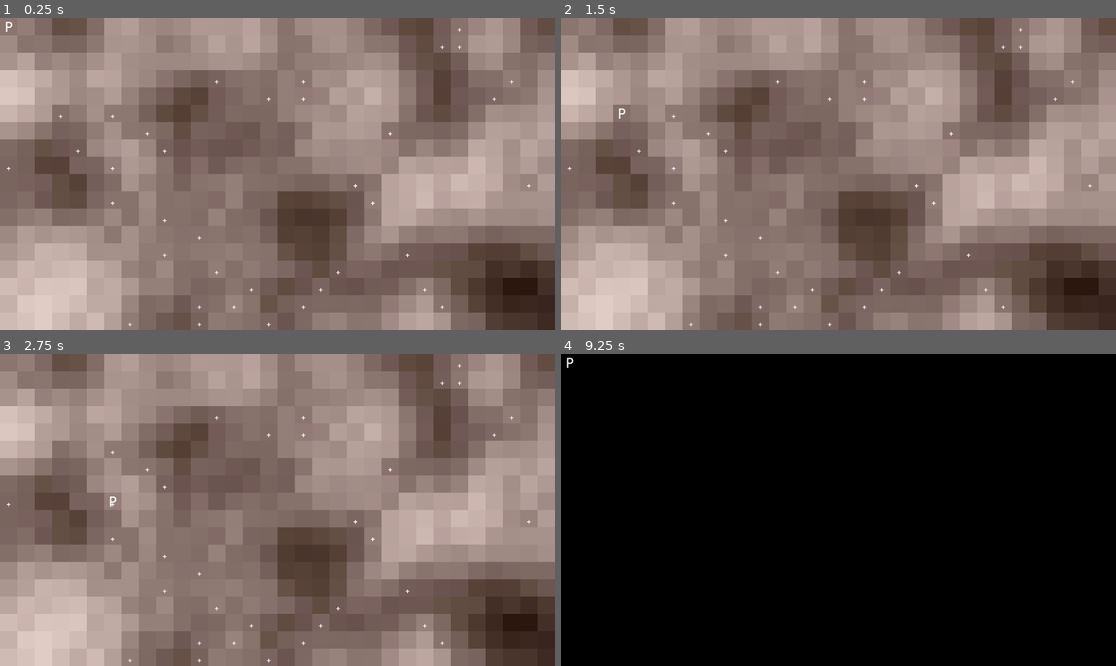
Above: before the commit, frames 1-4 (two rows, left to right).
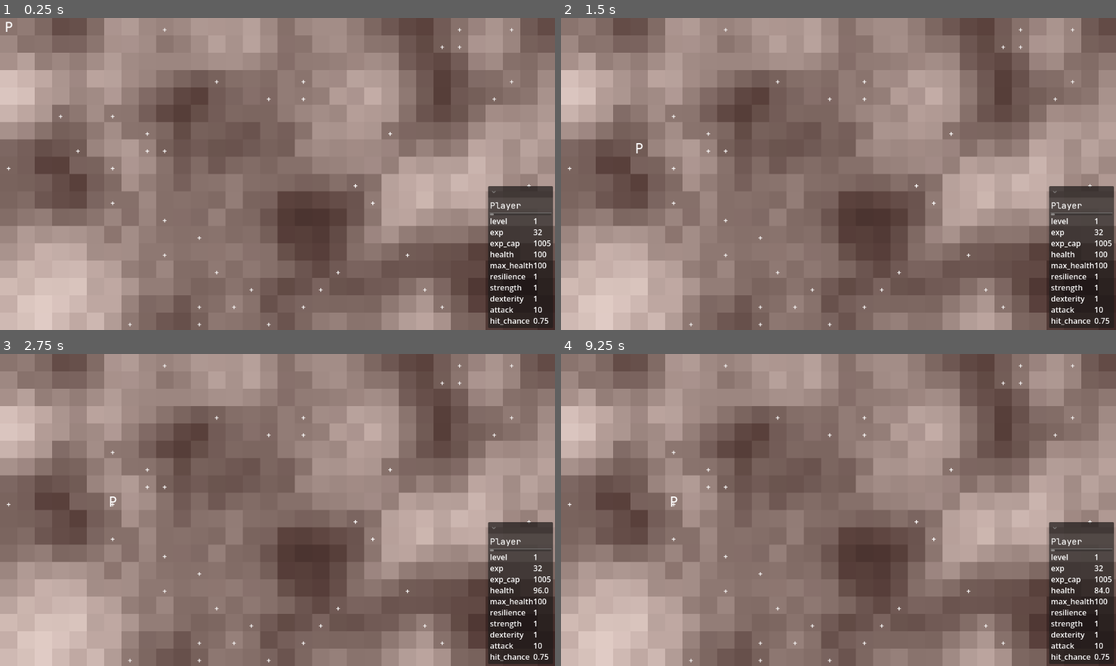
Above: after the commit, the same moments.

Repository: crystalfiction/rpg-simulator
Game: Godot game, scene res://src/controllers/world/world_controller.tscn
Two runs of this game, one before a commit and one after it. Both use one fixed random seed, a clock stepped at 60 frames per second and the inputs below.
Inputs:
- Up to frame 1 (0.25 s): no input
- Up to frame 2 (1.5 s): tap Enter at 0.5 s; hold S (world_speed) 0.53-1.28 s; tap S (world_speed) at 1.35 s
- Up to frame 3 (2.75 s): tap Space (world_pause) at 2 s; hold S (world_speed) from 2.03 s (still down)
- Up to frame 4 (9.25 s): tap Enter at 2.75, 5 s; release S (world_speed) at 2.78 s; tap S (world_speed) every 1.5 s from 2.85 to 8.85 s; tap Space (world_pause) at 3.5, 5.75 s; hold S (world_speed) 3.53-4.28 s; hold S (world_speed) 5.03-5.78 s; hold S (world_speed) 6.53-7.28 s; hold S (world_speed) 8.03-8.78 s

The runs differ from the first frame. In frame 1, 4.0% of the frame differs, in the area x 26-100%, y 3-100%; in frame 2, 4.0%; in frame 3, 4.0%; in frame 4, 100%, in the area x 0-100%, y 0-100%.

Commit message:
added to encounter cycle

Diff:
--- a/src/controllers/entities/enemy/actions_controller.gd
+++ /dev/null
@@ -1,9 +0,0 @@
-extends Controller
-
-# refs
-var enemy: Enemy
-
-
-# Called when the node enters the scene tree for the first time.
-func _ready() -> void:
-	pass
--- a/src/controllers/entities/enemy/enemy_controller.gd
+++ b/src/controllers/entities/enemy/enemy_controller.gd
@@ -19,9 +19,25 @@
 	var new_enemies = []
 	for e in range(n):
 		var new_enemy = _init_enemy_entity()
+		new_enemy.data.stats = _calculate_stats(new_enemy.data.stats)
 		new_enemies.append(new_enemy)
 		self.enemies.append(new_enemy)
 	return new_enemies
+
+
+func _calculate_stats(stats: Dictionary) -> Dictionary:
+	var map_level = self.world.data.terrain.map_count
+	stats.level = map_level
+	stats.resilience = stats.level
+	stats.strength = stats.level
+	stats.dexterity = stats.level
+	stats.health += floor(
+		(stats.resilience * PI) + (stats.strength * (PI / 2))
+	)
+	stats.attack = floor(
+		(stats.strength * PI) + (stats.dexterity * (PI / 2))
+	)
+	return stats
 
 
 # initializes enemy entity
--- a/src/controllers/entities/player/player_controller.gd
+++ b/src/controllers/entities/player/player_controller.gd
@@ -23,23 +23,20 @@
 
 
 ## TODO: process rewards considering the cycle results, resources/encounters
-func _process_encounter_rewards(encounter: Dictionary):
+func _process_rewards(encounter: Dictionary):
 	# reward player exp based on number of enemies killed
 	self.player.data.stats.exp += (
 		self.exp_rate * (encounter.n_enemies)
 	)
+	FileLogger.log_message(
+		str(self.exp_rate * (encounter.n_enemies)) + " exp rewarded."
+	)
 
 	# check if level_up
 	var level_up = false
 	if self.player.data.stats.exp >= self.exp_cap:
-		## calculate player experience variables
-		self.exp_step = (self.player.data.stats.level)
-		self.exp_rate = floor((self.exp_step) + (PI * 10))
-		self.exp_cap = floor((self.exp_step) * (self.exp_rate) * (PI * 10))
-		# reset experience value
-		self.player.data.stats.exp = 0
-		# increment level
-		self.player.data.stats.level += 1
+		# calculate player stats
+		self.player.data.stats = _calculate_stats(self.player.data.stats, false)
 		level_up = true
 
 	# update exp_cap reference
@@ -68,6 +65,7 @@
 			if t.data.resources.food:
 				array.append(t)
 	return array
+
 
 # evaluates combat during an encounter
 func evaluate_combat(p: Player, e: Enemy):
@@ -115,6 +113,39 @@
 	return result
 
 
+# calculates player stats and returns stats dict
+func _calculate_stats(stats: Dictionary, init: bool = true) -> Dictionary:
+	# if spawning,
+	if init:
+		stats.level = 1
+		stats.exp = self.exp_rate
+		stats.exp_cap = self.exp_cap
+		stats.health = stats.max_health
+	# if level increment,
+	else:
+		## calculate player experience variables
+		self.exp_step = (stats.level)
+		self.exp_rate = floor((self.exp_step) + (PI * 10))
+		self.exp_cap = floor((self.exp_step) * (self.exp_rate) * (PI * 10))
+		# reset experience value
+		stats.exp = 0
+		# increment level
+		stats.level += 1
+		# increment attributes
+		stats.resilience += 1
+		stats.strength += 1
+		stats.dexterity += 1
+		# stats.intelligence += 1
+		stats.max_health += floor(
+			(stats.resilience * PI) + (stats.strength * (PI / 2))
+		)
+		stats.attack = floor(
+			(stats.strength * PI) + (stats.dexterity * (PI / 2))
+		)
+
+	return stats
+
+
 # initializes player entity
 func _init_player_entity():
 	var world_controller = self.world.data.controller
@@ -123,13 +154,10 @@
 	new_player.data.uid = world_controller.uid_ref
 	new_player.data.pid = self.pid_ref
 	new_player.name = "player_" + str(new_player.data.pid)
-	new_player.data.world = self.world
+	new_player.world = self.world
 	new_player.data.controller = self
 	# stats
-	new_player.data.stats.level = 1
-	new_player.data.stats.exp = self.exp_rate
-	new_player.data.stats.exp_cap = self.exp_cap
-	new_player.data.stats.health = new_player.data.stats.max_health
+	new_player.data.stats = _calculate_stats(new_player.data.stats)
 
 	self.player = new_player
 	self.add_child(new_player)
@@ -225,10 +253,11 @@
 			# check if encounter done,
 			if !encounter_controller.encountering:
 				# set player to done encountering if so
+				## FIXME: rewards being applied on every cycle once initialized
+				# get player rewards
 				self.player.data.encounters.done.append(self.player.data.encounters.active)
 				self.player.data.encounters.active = false
-				# get player rewards
-				_process_encounter_rewards(self.player.data.encounters.done.back())
+				_process_rewards(self.player.data.encounters.done.back())
 				# get current tile
 				var current_tile = world_controller.utils.get_object_by_grid(
 					self.player.data.grid_idx, self.world.data.terrain.tile_map)
--- a/src/controllers/ui/ui_controller.gd
+++ b/src/controllers/ui/ui_controller.gd
@@ -4,7 +4,6 @@
 var world: World
 
 # components
-@export var world_data_container: GridContainer
 @export var player_data_container: GridContainer
 @export var player_exp_bar: ProgressBar
 @export var loading_scene: CenterContainer
@@ -12,10 +11,47 @@
 var labels = []
 
 
+func _update_player_labels():
+	# label entry: [ entity, key, label ]
+	for l in self.labels:
+		var entity = l[0]
+		if !is_instance_valid(entity):
+			return
+
+		var key = l[1]
+		var label = l[2]
+		label.text = str(entity.data.stats[key])
+
+		if key == "exp":
+			# update exp bar
+			self.player_exp_bar.value = entity.data.stats[key]
+		elif key == "exp_cap":
+			self.player_exp_bar.max_value = entity.data.stats[key]
+
+
+func _init_player_labels():
+	var player = self.world.data.player
+	if "stats" in player.data:
+		for s in player.data.stats:
+			var data_key = s
+			var new_key_label = Label.new()
+			new_key_label.text = s
+
+			var data = player.data.stats[s]
+			var new_data_label = Label.new()
+			new_data_label.text = str(data)
+
+			var new_label_set = [player, data_key, new_data_label]
+			self.labels.append(new_label_set)
+
+			self.player_data_container.add_child(new_key_label)
+			self.player_data_container.add_child(new_data_label)
+
+
 # Called when the node enters the scene tree for the first time.
 func _ready() -> void:
-	pass
+	_init_player_labels()
 
 # Called every frame. 'delta' is the elapsed time since the previous frame.
 func _process(delta: float) -> void:
-	pass
+	_update_player_labels()
--- a/src/controllers/world/encounter_controller.gd
+++ b/src/controllers/world/encounter_controller.gd
@@ -85,7 +85,7 @@
 
 
 ## initializes controller dependencies
-func _init_controller() -> Array:
+func init_controller() -> Array:
 	# generate player encounters in world tiles
 	var results = _generate_encounters(self.encounters.tile_map)
 	var is_OK = results[0]
@@ -103,7 +103,7 @@
 	# get FileLogger
 	self.FileLogger = $"/root/FileLogger"
 	# initialize encounter system
-	var results = _init_controller()
+	var results = init_controller()
 	var is_OK = results[0]
 	var new_tile_map = results[1]
 	if is_OK == OK:
@@ -117,27 +117,32 @@
 
 
 func _process_encounter(current_encounter: Dictionary):
-	FileLogger.log_message("Processing encounter...")
 	var enemies = current_encounter.enemies
 	var p = current_encounter.player
+	if enemies.any(func(e): return !is_instance_valid(e) || e == null) || (
+		!is_instance_valid(p)
+	):
+		# flag encounter done
+		self.encountering = false
+		current_encounter = self.init_encounter
+		return current_encounter
+
+	FileLogger.log_message("Processing encounter...")
+	## FIXME: player currently attacks for every each enemy attack,
+	## but player should only attack once per cycle
 	# for each player,
 	# for each enemy,
 	if enemies.size() > 1:
 		for e in enemies:
-			# if either entity is null, stop encounter and initialize data
-			if e == null || p == null:
-				# flag encounter done
-				self.encountering = false
-				current_encounter = self.init_encounter
 			# if both entities good,
-			else:
 				# evaluate combat
-				p.data.controller.evaluate_combat(p, e)
-				e.data.controller.evaluate_combat(e, p)
+			p.data.controller.evaluate_combat(p, e)
+			e.data.controller.evaluate_combat(e, p)
+			current_encounter.n_enemies = enemies.size()
 	else:
 		# if either entity is null, stop encounter and initialize data
 		var e = enemies.front()
-		if e == null || p == null:
+		if e == null:
 			# flag encounter done
 			self.encountering = false
 			current_encounter = self.init_encounter
@@ -146,6 +151,7 @@
 			# evaluate combat
 			p.data.controller.evaluate_combat(p, e)
 			e.data.controller.evaluate_combat(e, p)
+			current_encounter.n_enemies = enemies.size()
 
 	# return updated encounter
 	return current_encounter
@@ -154,7 +160,7 @@
 ## handles encounter-level data processing
 func _process_cycle():
 	var time_controller = self.world.data.controller.time_controller
-	if time_controller.cycling:
+	if time_controller.cycling && self.world:
 		if self.encountering:
 			_process_encounter(self.encounter)
 
--- a/src/controllers/world/resource_controller.gd
+++ b/src/controllers/world/resource_controller.gd
@@ -92,22 +92,8 @@
 	return [result, tile_map]
 
 
-# generates resources on the passed tile_map
-func generate_resources(tile_map: Array) -> void:
-	# initialize resource system
-	var new_tile_map = _init_controller(tile_map)
-	## TODO: make this actually true
-	self.resources_optimized = true
-	# if resources optimized,
-	if self.resources_optimized:
-		# update resource map
-		self.resources.tile_map = new_tile_map
-		# add to terrain data
-		self.parent.terrain.resources = self.resources
-
-
 # initializes world resource system
-func _init_controller(tile_map: Array) -> Array:
+func init_controller(tile_map: Array) -> Array:
 	# evaluate the current terrain map and place resources
 	var results = _evaluate_terrain(tile_map)
 	var is_OK = results[0]
@@ -126,7 +112,7 @@
 	self.FileLogger = $"/root/FileLogger"
 
 	# initialize resource system
-	var results = _init_controller(self.resources.tile_map)
+	var results = init_controller(self.resources.tile_map)
 	var is_OK = results[0]
 	var new_tile_map = results[1]
 	if is_OK == OK:
--- a/src/controllers/world/terrain_controller.gd
+++ b/src/controllers/world/terrain_controller.gd
@@ -211,32 +211,26 @@
 func _generate_terrain() -> void:
 	# initialize terrain data in tile_map
 	var new_terrain_map = _init_terrain(self.terrain.tile_map)
-	self.terrain.tile_map = new_terrain_map
+	self.terrain.tile_map = new_terrain_map[1]
 
 	# try to optimize terrain
 	_optimize_terrain(self.terrain.tile_map)
 
 	# generate weather on terrain
-	self.weather_controller.generate_weather(self.terrain.tile_map)
-	if self.terrain["weather"] != null:
-		self.terrain.tile_map = self.terrain["weather"].tile_map
+	self.weather_controller.init_controller(self.terrain.tile_map)
 	# generate resources after weather
-	self.resource_controller.generate_resources(self.terrain.weather.tile_map)
-	if self.terrain["resources"] != null:
-		self.terrain.tile_map = self.terrain["resources"].tile_map
+	self.resource_controller.init_controller(self.terrain.weather.tile_map)
 	# generate encounters on terrain
-	self.encounter_controller._generate_encounters(self.terrain.resources.tile_map)
-	if self.terrain["encounters"] != null:
-		self.terrain.tile_map = self.terrain["encounters"].tile_map
-
-	# increment terrain count
-	self.terrain.map_count += 1
+	self.encounter_controller.init_controller()
 
 	# unflag map_complete
 	self.terrain.map_complete = false
 
 	# update world data to new terrain map after
 	self.world.data.terrain = self.terrain
+
+	# log update
+	FileLogger.log_message("Map " + str(self.terrain.map_count) + " generated.")
 
 
 # accepts a tile_map and returns an array mapped with terrain values
@@ -484,10 +478,11 @@
 # processes the controller's time cycle
 func _process_cycle():
 	## General terrain cycle logic
-		# check map completion regardless of time cycle state
-		if self.world.data.terrain.map_complete:
-			# initialize a new terrain
-			_generate_terrain()
+		if self.world:
+			# check map completion regardless of time cycle state
+			if self.world.data.terrain.map_complete:
+				# initialize a new terrain
+				_generate_terrain()
 
 
 # Called every frame. 'delta' is the elapsed time since the previous frame.
--- a/src/controllers/world/time_controller.gd
+++ b/src/controllers/world/time_controller.gd
@@ -46,7 +46,8 @@
 # initializes controller dependencies
 func _init_controller():
 	# initialize time system
-	frames = 0
+	self.frames = 0
+	self.frame_rate = (self.frame_rate / 2) if (self.double_speed) else (self.framerate)
 
 
 # Called when the node enters the scene tree for the first time.
@@ -65,7 +66,7 @@
 	frames += 1
 
 	# only process cycle if tree !paused
-	if !get_tree().paused || self.world:
+	if !get_tree().paused && self.world:
 		# if frame interval,
 		if self.frames % self.frame_rate == 0:
 			# update cycle count
--- a/src/controllers/world/weather_controller.gd
+++ b/src/controllers/world/weather_controller.gd
@@ -160,22 +160,8 @@
 	return final
 
 
-# generates a new weather map given a terrain tile_map
-func generate_weather(tile_map: Array) -> void:
-	# initialize controller with current terrain
-	_init_controller(tile_map)
-	# optimize weather
-	var new_tile_map = _optimize_weather(tile_map)
-	# if weather optimized
-	if weather_optimized:
-		# add the new weather map to weather data
-		self.weather.tile_map = new_tile_map
-		# update terrain.weather with new weather data
-		self.parent.terrain.weather = self.weather
-
-
 # initializes the weather system controller
-func _init_controller(terrain: Array) -> void:
+func init_controller(terrain: Array) -> void:
 	# init features
 	rainfall = randf_range(rainfall_min, rainfall_max)
 
@@ -203,7 +189,7 @@
 	self.FileLogger = $"/root/FileLogger"
 
 	# initialize controller with terrain given on initialization
-	_init_controller(self.weather.tile_map)
+	init_controller(self.weather.tile_map)
 	# optimize weather
 	var new_tile_map = _optimize_weather(self.weather.tile_map)
 	# if weather optimized
--- a/src/controllers/world/world_controller.gd
+++ b/src/controllers/world/world_controller.gd
@@ -154,7 +154,7 @@
 		_init_player_controller(),
 		_init_enemy_controller(),
 		_init_time_controller(),
-		# _init_ui(),
+		_init_ui(),
 	]
 	# run init scrips
 	for s in range(init_controllers.size()):
@@ -188,9 +188,12 @@
 			# if player dead,
 			if self.world.data.player == null:
 				# game is over,
-				FileLogger.log_message("Game over.")
+				FileLogger.log_message(
+					"Game over on Map " + str(self.world.data.terrain.map_count)
+				)
 				# reload world
-				reload_world()
+				get_tree().quit()
+				# reload_world()
 
 
 # Called every frame. 'delta' is the elapsed time since the previous frame.
--- a/src/entities/enemies/enemy.gd
+++ b/src/entities/enemies/enemy.gd
@@ -8,9 +8,13 @@
 	"parent": "", # the parent entity to the enemy
 	"grid_idx": Vector2i(0, 0),
 	"stats": {
-		"level": 0,
-		"health": 100, # TODO: make this dynamic on spawn
-		"attack": 10, # TODO: make this dynamic on spawn
+		"level": 1,
+		"health": 50,
+		"resilience": 1,
+		"strength": 1,
+		"dexterity": 1,
+		# "intelligence": 1,
+		"attack": 5,
 		"hit_chance": 0.75,
 		## TODO: classes
 	},
--- a/src/entities/player/player.gd
+++ b/src/entities/player/player.gd
@@ -15,6 +15,10 @@
 		"exp_cap": 0,
 		"health": 0,
 		"max_health": 100,
+		"resilience": 1,
+		"strength": 1,
+		"dexterity": 1,
+		# "intelligence": 1,
 		"attack": 10,
 		"hit_chance": 0.75,
 		## TODO: classes
Not shown, added: src/controllers/entities/actions_controller.gd.uid
Not shown, removed: src/controllers/entities/enemy/actions_controller.gd.uid
